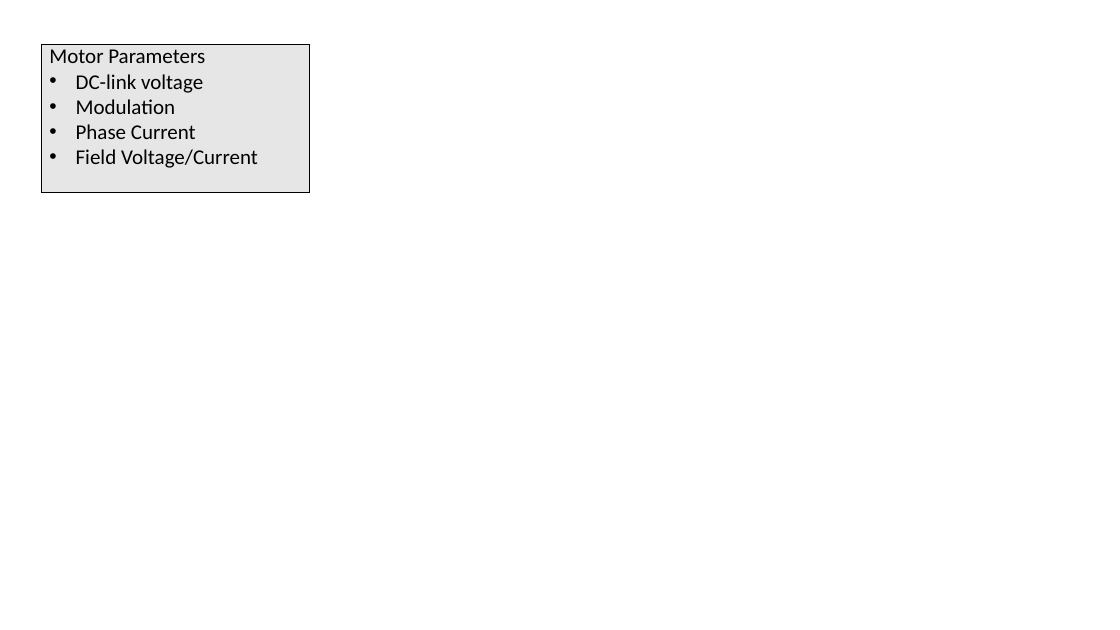
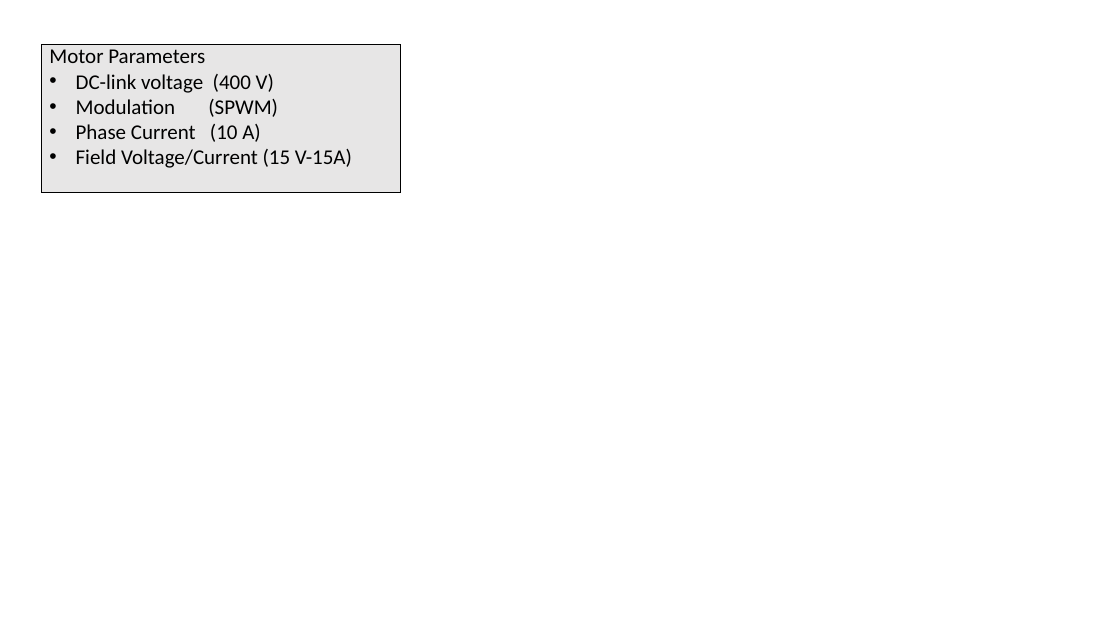
Before and after one commit to EnesAyaz/WPTMotor, a slide deck: slide 1 of Synhronous motor/Presentation/Design.pptx. Drawn at 1120x630 pixels with LibreOffice and Linux fonts; fonts in the diff are those of the drawing. Boxes give left, top, right and bottom in pixels: in the first picture for what was removed or moved away, otherwise in the second. Text is boxed around its words. In the diff, an @@ line names an element or a change of style, - is before the commit and + after.

```diff
--- a/Synhronous motor/Presentation/Design.pptx
+++ b/Synhronous motor/Presentation/Design.pptx
@@ rectangle "Motor Parameters": place and size @@
-rectangle "Motor Parameters" at (41, 45, 310, 193)
+rectangle "Motor Parameters" at (41, 45, 401, 193)
@@ text in rectangle at (76, 74, 352, 168): text changed @@
-• DC-link voltage
-• Modulation
-• Phase Current
-• Field Voltage/Current
+• DC-link voltage (400 V)
+• Modulation (SPWM)
+• Phase Current (10 A)
+• Field Voltage/Current (15 V-15A)
```
Also in this commit, not shown: 2 other files.
